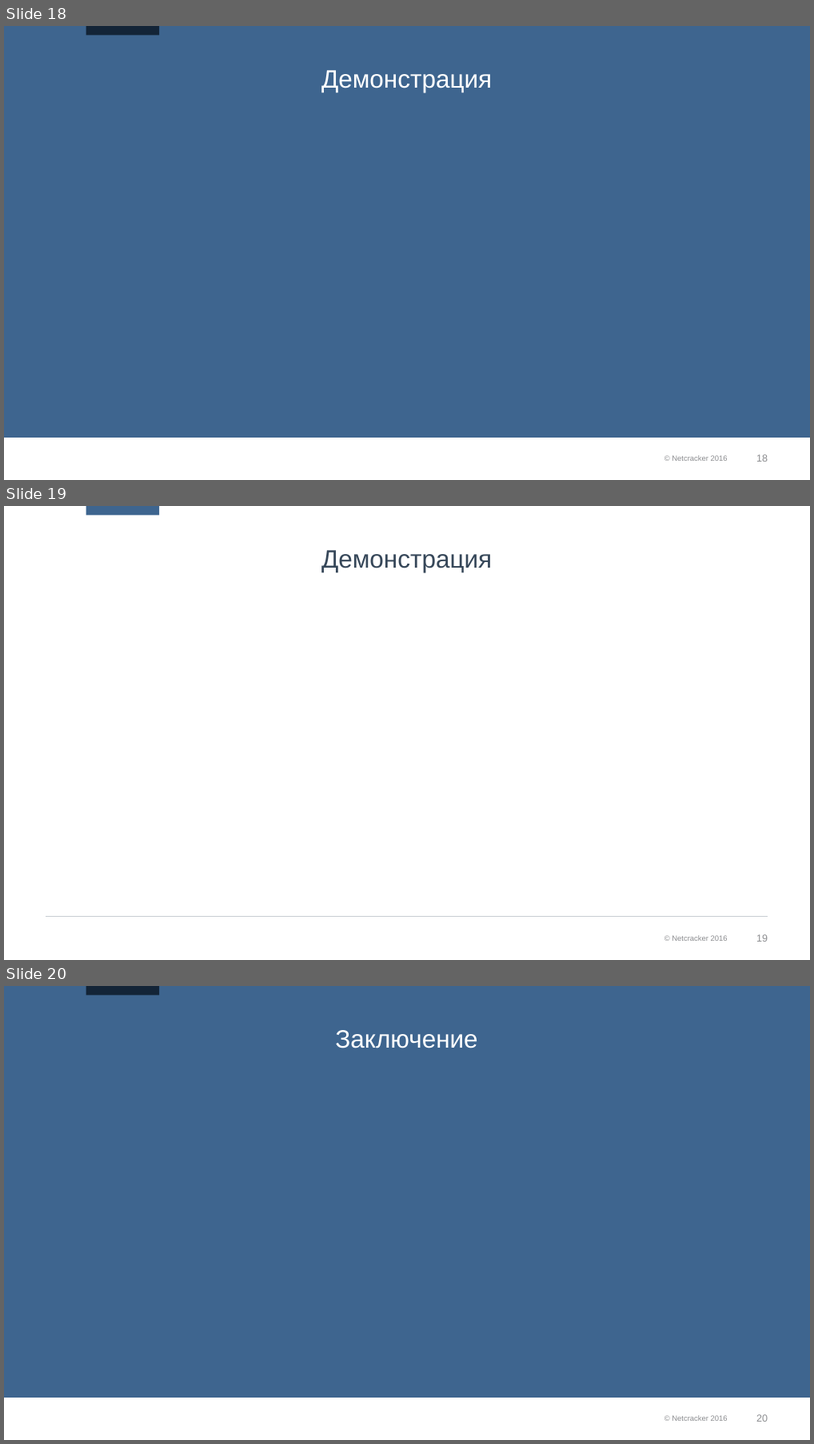
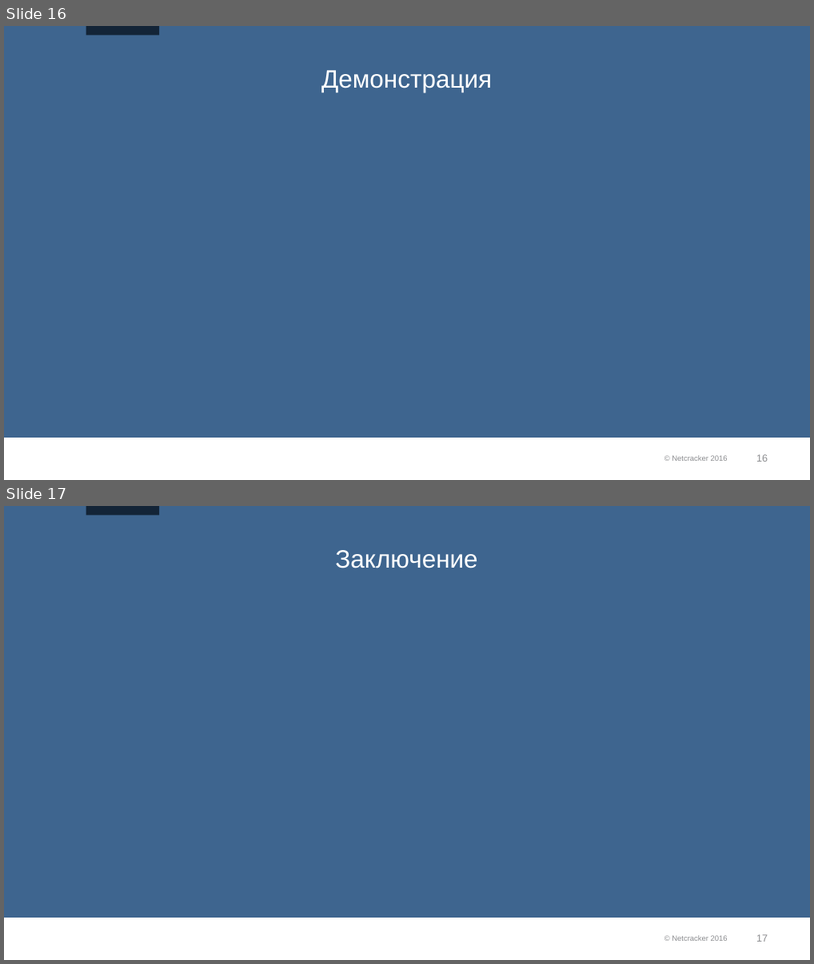
Before and after one commit to ncedu-tlt/2018-eaters-club, a slide deck: Eaters_Club_v0.1.pptx. Shown one above the other, each under a label of ours: slides 18, 19 and 20 before the commit, slides 16 and 17 after it. The pictures are 814x1444 and 814x964 pixels, drawn with LibreOffice and Linux fonts; fonts in the diff are those of the drawing; background and template pictures are left out. Boxes give left, top, right and bottom in pixels: in the first picture for what was removed or moved away, otherwise in the second. Text is boxed around its words. In the diff, an @@ line names an element or a change of style, - is before the commit and + after.

```diff
--- a/Eaters_Club_v0.1.pptx
+++ b/Eaters_Club_v0.1.pptx
@@ slide 19 removed at (x1=4, y1=506, x2=810, y2=960), background #FFFFFF; not listed: 2 template elements that a slide beside it also shows @@
@@ rectangle removed at (x1=86, y1=506, x2=159, y2=515) @@
@@ title removed at (x1=322, y1=550, x2=492, y2=572) @@
-Демонстрация
@@ line removed from (46, 916) to (769, 916) @@
@@ what was slide 18 is now slide 16 @@
@@ what was slide 20 is now slide 17 @@
@@ page number at (x1=757, y1=934, x2=768, y2=941): text changed @@
-20
+17
```
Also in this commit, not shown: 4 slides changed, 1 slide added, 4 other slides removed.
